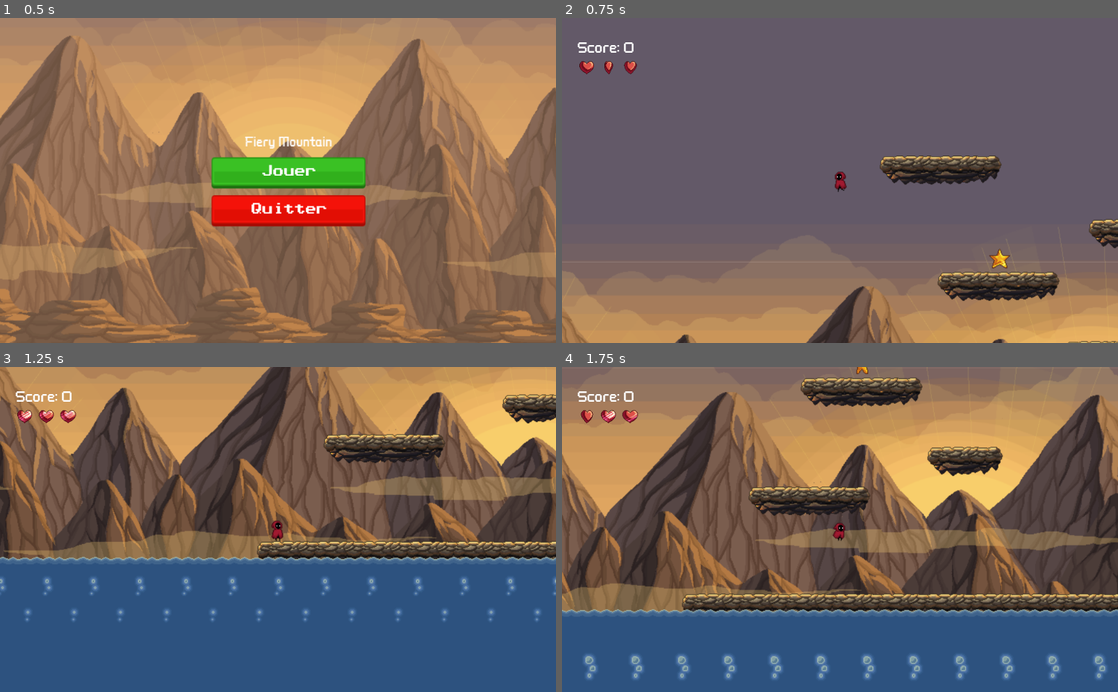
Above: before the commit, frames 1-4 (two rows, left to right).
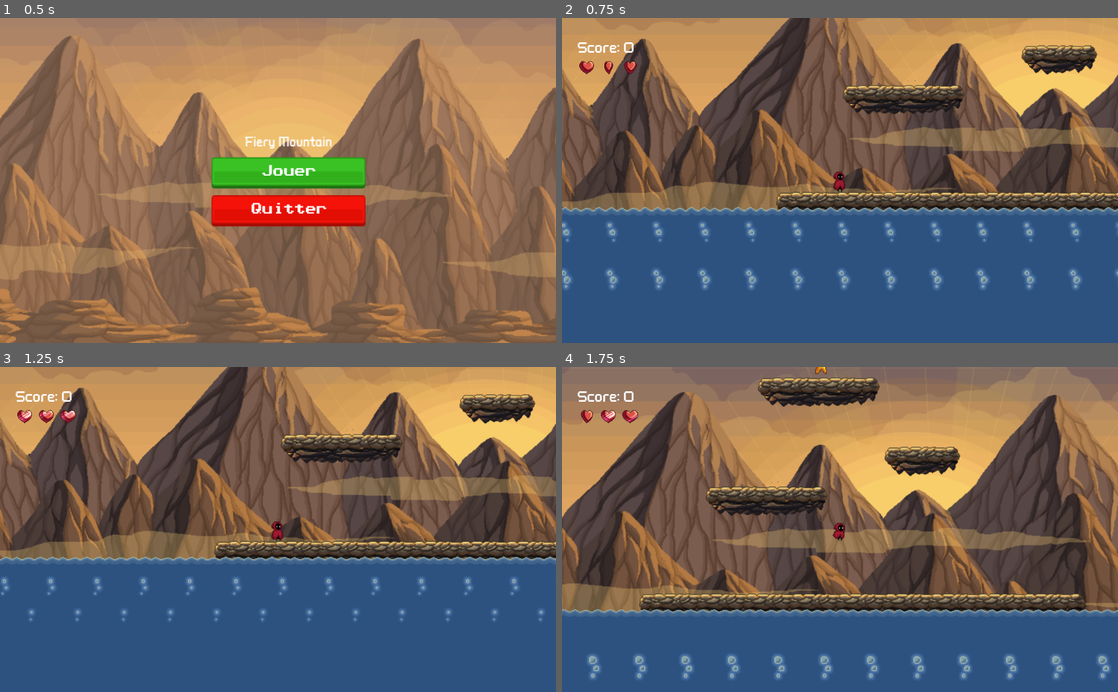
Above: after the commit, the same moments.

Repository: MisterSim8/Fiery-Mountain
Game: Godot game, scene res://scenes/menu.tscn
Two runs of this game, one before a commit and one after it. Both use one fixed random seed, a clock stepped at 60 frames per second and the inputs below.
Inputs:
- Up to frame 1 (0.5 s): no input
- Up to frame 2 (0.75 s): click "Jouer" at 0.5 s
- Up to frame 3 (1.25 s): no input
- Up to frame 4 (1.75 s): hold D (right) from 1.28 s (still down); tap T (test) at 1.35 s; tap W (jump) at 1.52 s

Frame 1 is identical in both runs. In frame 2, 99% of the frame differs, in the area x 0-100%, y 0-100%; in frame 3, 37%; in frame 4, 41%.

Commit message:
implémentation plateforme spéciale

Diff:
--- a/godot-project/scenes/Player.tscn
+++ b/godot-project/scenes/Player.tscn
@@ -212,7 +212,7 @@
 [node name="AnimatedSprite" type="AnimatedSprite" parent="."]
 frames = SubResource( 5 )
 animation = "default-walk-left"
-frame = 5
+frame = 1
 playing = true
 __meta__ = {
 "_edit_lock_": true
--- a/godot-project/scenes/main.tscn
+++ b/godot-project/scenes/main.tscn
@@ -28,7 +28,7 @@
 script = ExtResource( 3 )
 
 [node name="player" parent="." instance=ExtResource( 5 )]
-position = Vector2( 41, 49 )
+position = Vector2( 100, 507 )
 z_index = 2
 collision_layer = 4
 collision_mask = 0
--- a/godot-project/scenes/platform1.tscn
+++ b/godot-project/scenes/platform1.tscn
@@ -1,6 +1,7 @@
-[gd_scene load_steps=5 format=2]
+[gd_scene load_steps=6 format=2]
 
 [ext_resource path="res://assets/tilesets/ground.tres" type="TileSet" id=1]
+[ext_resource path="res://scripts/platform1.gd" type="Script" id=2]
 
 [sub_resource type="CapsuleShape2D" id=1]
 radius = 22.0
@@ -11,11 +12,12 @@
 height = 30.0
 
 [sub_resource type="RectangleShape2D" id=3]
-extents = Vector2( 24, 12 )
+extents = Vector2( 24, 14 )
 
 [node name="platform1" type="StaticBody2D" groups=["platform"]]
 z_index = 1
 collision_mask = 4
+script = ExtResource( 2 )
 
 [node name="ground" type="TileMap" parent="."]
 tile_set = ExtResource( 1 )
@@ -41,13 +43,18 @@
 }
 
 [node name="zone" type="Area2D" parent="."]
+collision_mask = 4
 __meta__ = {
 "_edit_lock_": true
 }
 
 [node name="area" type="CollisionShape2D" parent="zone"]
-position = Vector2( 33, 21 )
+position = Vector2( 33, 19 )
 shape = SubResource( 3 )
 __meta__ = {
 "_edit_lock_": true
 }
+
+[node name="Timer" type="Timer" parent="."]
+
+[connection signal="body_entered" from="zone" to="." method="_on_zone_body_entered"]
--- a/godot-project/scenes/star.tscn
+++ b/godot-project/scenes/star.tscn
@@ -27,7 +27,6 @@
 
 [node name="AnimatedSprite" type="AnimatedSprite" parent="."]
 frames = SubResource( 1 )
-frame = 4
 playing = true
 
 [node name="area" type="CollisionShape2D" parent="."]
--- a/godot-project/scripts/main.gd
+++ b/godot-project/scripts/main.gd
@@ -45,7 +45,6 @@
 
 
 
-# Called when the node enters the scene tree for the first time.
 func _ready():
 	initWater()
 
@@ -106,42 +105,35 @@
 		nouveauPlatformWidth = nouveauPlatformInstance.get_node("zone/area").get_shape().extents.x
 
 		#on détermine la direction de la nouvelle plateforme par rapport à la dernière
-		var estGauche = true # True si la nouvlle plateforme est à gauche de la dernière
+		var estGauche = false # True si la nouvlle plateforme est à gauche de la dernière
+
+		if randi() % 3 + 1 == 1:
+			estGauche = true
+			print("est gauche")
+
+		#on détermine la distance en X de la nouvelle plateforme plar rapport à la dernière
 		var rng = RandomNumberGenerator.new()
 		rng.randomize()
-		if rng.randi_range(1,2) == 1:
-			estGauche = true
-
-		#on détermine la distance en X de la nouvelle plateforme plar rapport à la dernière
 		var distanceX = null
+		distanceX = rng.randi_range(platformXMinOffset,platformXMaxOffset)
 		if estGauche == true:
-			distanceX = rng.randi_range(platformXMinOffset,platformXMaxOffset)*-1
-			#if lastPlatformX
-		else:
-			distanceX = rng.randi_range(platformXMinOffset,platformXMaxOffset)
-
-
-
-
-		print("width: "+str(nouveauPlatformWidth))
-		print("distance X initiale: "+str(distanceX))
-
-
-
-
+			distanceX = -distanceX
+			if abs(distanceX) <= nouveauPlatformWidth:
+				distanceX = distanceX-(lastPlatformWidth*0.5) # on s'assure que, depuis la dernière plateforme, on puisse toujours monter sur la nouvelle.
+
+		#on vérifie que sa position ne dépasse pas le bodures de gauche et de droite
 		if (lastPlatformX + distanceX) < (colliderLeft.position.x + colliderLeft.get_shape().extents.x):
 			distanceX = -distanceX
 			print("left true")
-		if (lastPlatformX + lastPlatformWidth + distanceX + nouveauPlatformWidth) > colliderRight.position.x:
+		if (lastPlatformX + distanceX + nouveauPlatformWidth) > colliderRight.position.x:
 			print("right true")
 			distanceX = -distanceX
 
-		distanceX = lastPlatform.position.x + lastPlatformWidth +distanceX
-		var nouveauY = lastPlatform.position.y - platformYGap
-
-#		#on place la plateforme
-		nouveauPlatformInstance.position.x = distanceX
-		nouveauPlatformInstance.position.y = nouveauY
+		print("Distance X finale: "+str(distanceX))
+
+		#on place la plateforme
+		nouveauPlatformInstance.position.x = lastPlatform.position.x + distanceX
+		nouveauPlatformInstance.position.y = lastPlatform.position.y - platformYGap
 		add_child(nouveauPlatformInstance)
 
 func raiseWater(raiseHeight):
--- /dev/null
+++ b/godot-project/scripts/platform1.gd
@@ -0,0 +1,29 @@
+extends StaticBody2D
+
+const TIMER_DELAY = 1.5 # Le délai du timer
+
+
+
+func _ready():
+
+	$Timer.set_one_shot(true)
+	$Timer.set_autostart(false)
+	$Timer.set_wait_time(TIMER_DELAY)
+
+	#connections
+	$Timer.connect("timeout",self,"_on_timer_timeout")
+
+func _process(delta):
+	pass
+
+
+
+func _on_timer_timeout():
+	$".".queue_free()
+	print("fin plateforme")
+
+func _on_zone_body_entered(body):
+	print(str(body))
+	if body.name == "player":
+		$Timer.start()
+		print("timer start")
